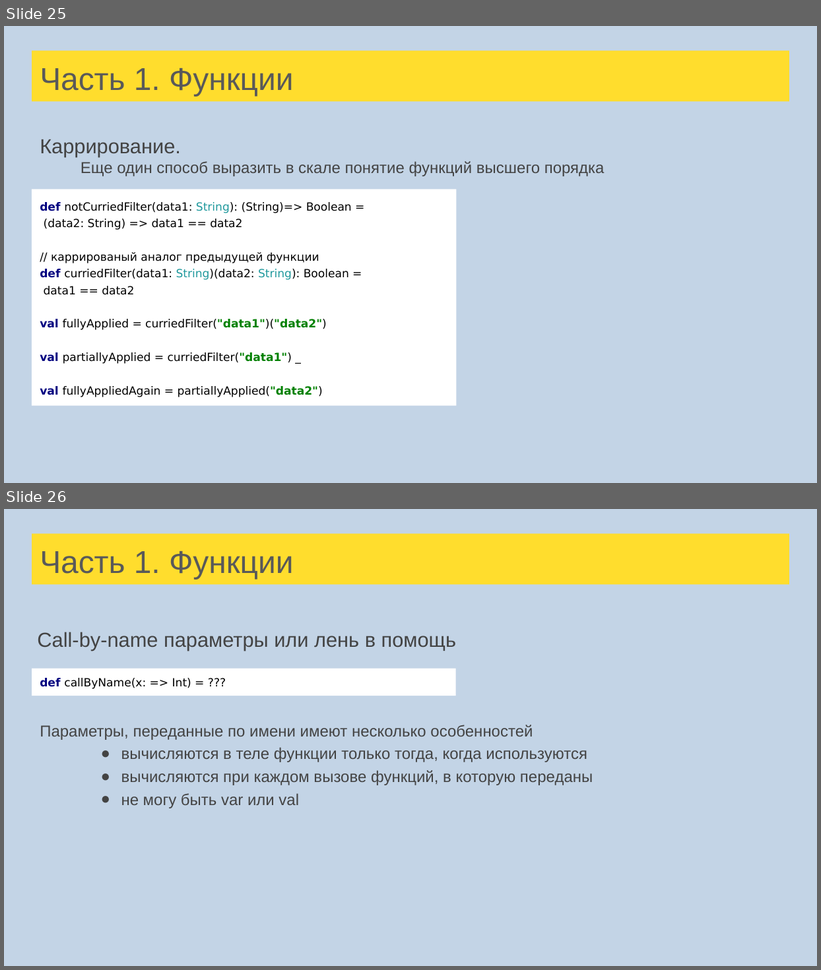
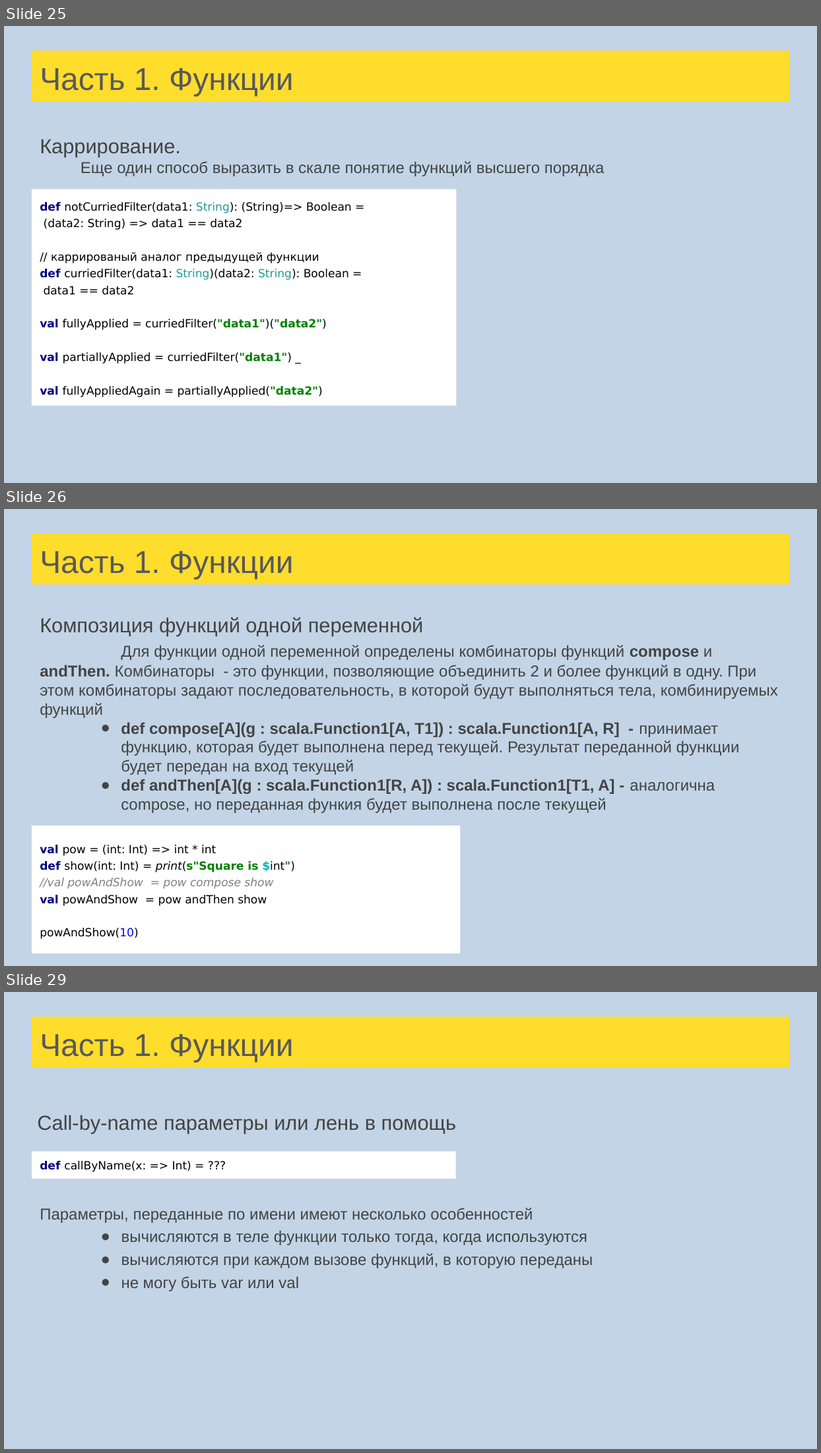
Before and after one commit to tralfamadore/ScalaLectures, a slide deck: src/main/resources/Лекции Scala для FinTech.pptx. Shown one above the other, each under a label of ours: slides 25 and 26 before the commit, slides 25, 26 and 29 after it; the slides between them are not shown. The pictures are 821x970 and 821x1453 pixels, drawn with LibreOffice and Linux fonts; fonts in the diff are those of the drawing. Boxes give left, top, right and bottom in pixels: in the first picture for what was removed or moved away, otherwise in the second. Text is boxed around its words. In the diff, an @@ line names an element or a change of style, - is before the commit and + after.

Commit message:
Pattern matching(without tasks) + function composition + partial functions start

```diff
--- a/src/main/resources/Лекции Scala для FinTech.pptx
+++ b/src/main/resources/Лекции Scala для FinTech.pptx
@@ slide 26 added at <box>4,509,817,966</box>, background #C3D4E6 @@
@@ title added at <box>32,533,789,585</box>, fill #FFDD2D, 28 pt, text #595959 @@
+Часть 1. Функции
@@ text added at <box>40,617,778,813</box>, 14 pt, text #434343 @@
+Композиция функций одной переменной
+Для функции одной переменной определены комбинаторы функций compose и andThen. Комбинаторы - это функции, позволяющие объединить 2 и более функций в одну. При этом комбинаторы задают последовательность, в которой будут выполняться тела, комбинируемых функций
+● def compose[A](g : scala.Function1[A, T1]) : scala.Function1[A, R] - принимает функцию, которая будет выполнена перед текущей. Результат переданной функции будет передан на вход текущей
+● def andThen[A](g : scala.Function1[R, A]) : scala.Function1[T1, A] - аналогична compose, но переданная функия будет выполнена после текущей
@@ rectangle added at <box>32,826,460,954</box>, fill #FFFFFF, 10 pt, text #000000 @@
+val pow = (int: Int) => int * int
+def show(int: Int) = print(s"Square is $int")
+//val powAndShow = pow compose show
+val powAndShow = pow andThen show
+powAndShow(10)
@@ what was slide 26 is now slide 29 @@
```
Also in this commit, not shown: 6 slides changed, 6 other slides added, 1 slide removed, 4 other files.
